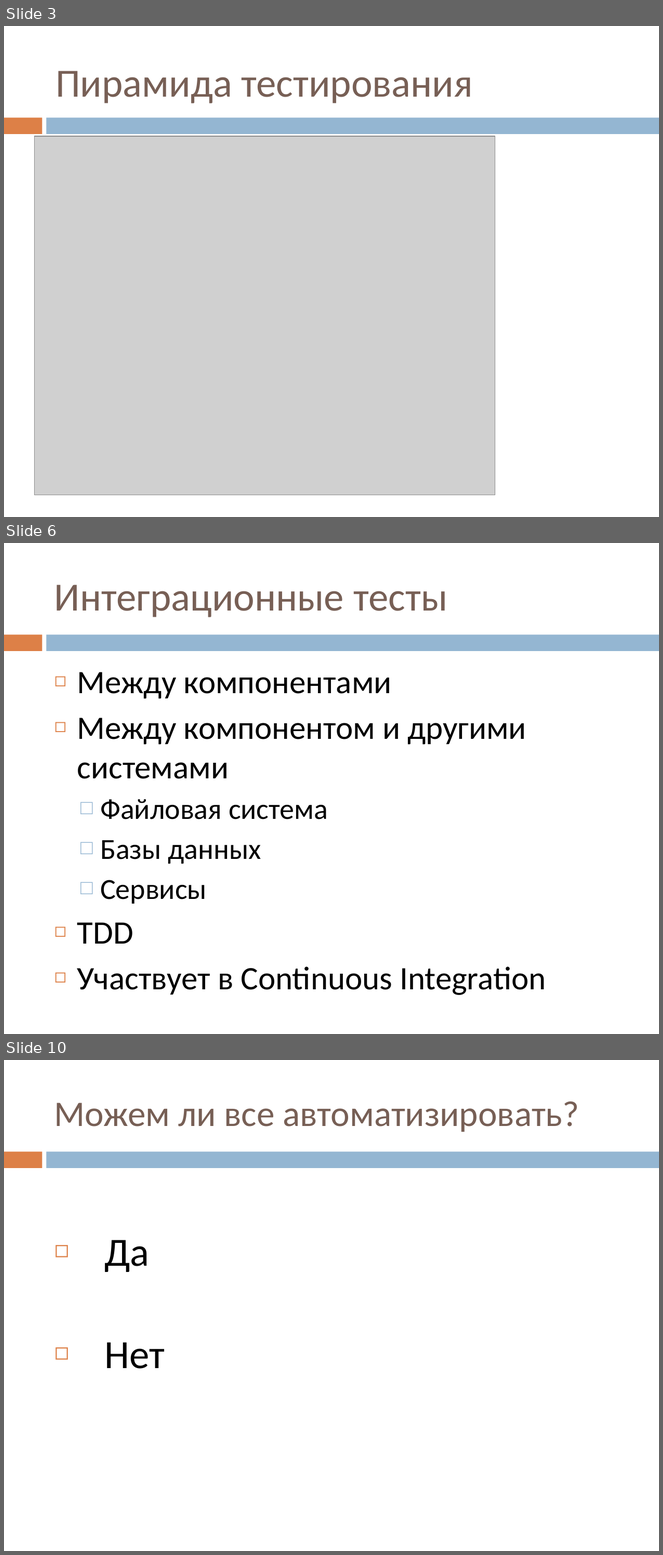
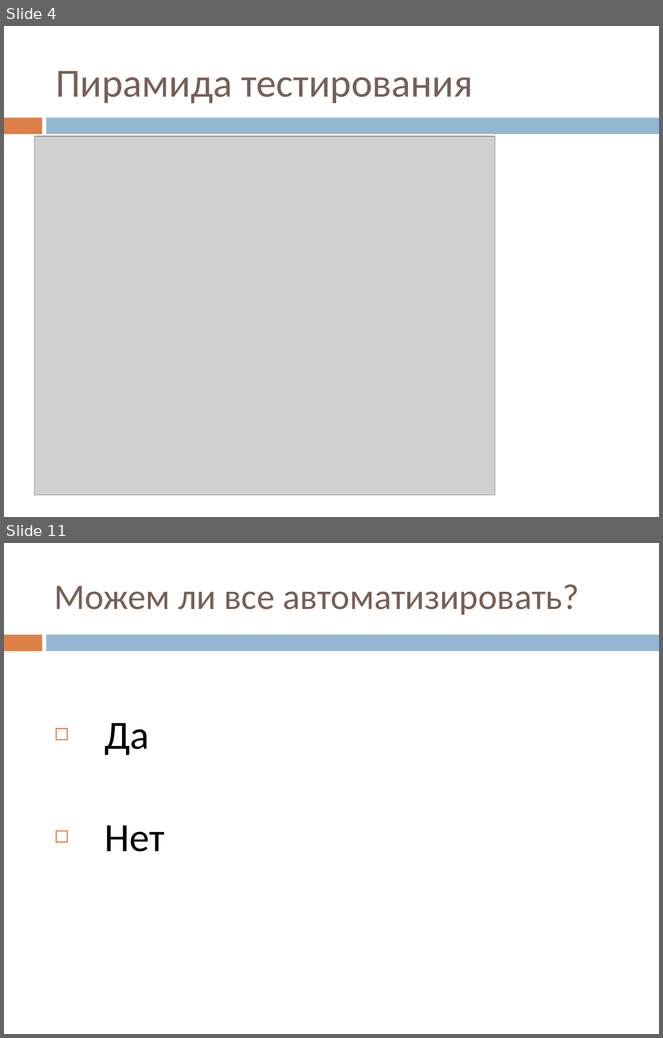
Before and after one commit to vitali-kviatkouski/personal, a slide deck: MiniQ/Testing/Testing.pptx. Shown one above the other, each under a label of ours: slides 3, 6 and 10 before the commit, slides 4 and 11 after it; the slides between them are not shown. The pictures are 663x1555 and 663x1038 pixels, drawn with LibreOffice and Linux fonts; fonts in the diff are those of the drawing; grey boxes stand for pictures. Boxes give left, top, right and bottom in pixels: in the first picture for what was removed or moved away, otherwise in the second. Text is boxed around its words. In the diff, an @@ line names an element or a change of style, - is before the commit and + after.

```diff
--- a/MiniQ/Testing/Testing.pptx
+++ b/MiniQ/Testing/Testing.pptx
@@ slide 6 removed at box(4, 543, 659, 1034), background #FFFFFF; not listed: 2 template elements that a slide beside it also shows @@
@@ title removed at box(54, 585, 448, 617) @@
-Интеграционные тесты
@@ text removed at box(77, 672, 546, 995) @@
-◻ Между компонентами
-◻ Между компонентом и другими системами
-  □ Файловая система
-  □ Базы данных
-  □ Сервисы
-◻ TDD
-◻ Участвует в Continuous Integration
@@ what was slide 3 is now slide 4 @@
@@ what was slide 10 is now slide 11 @@
```
Also in this commit, not shown: 7 slides changed, 2 slides added.
